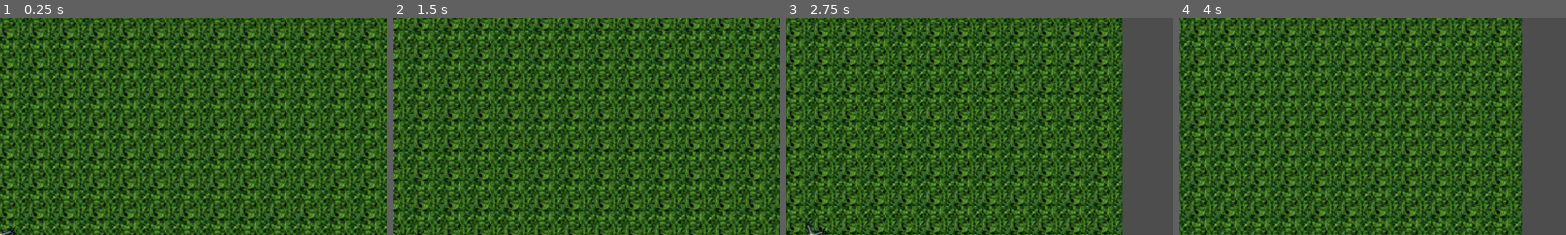
Above: before the commit, frames 1-4 (left to right).
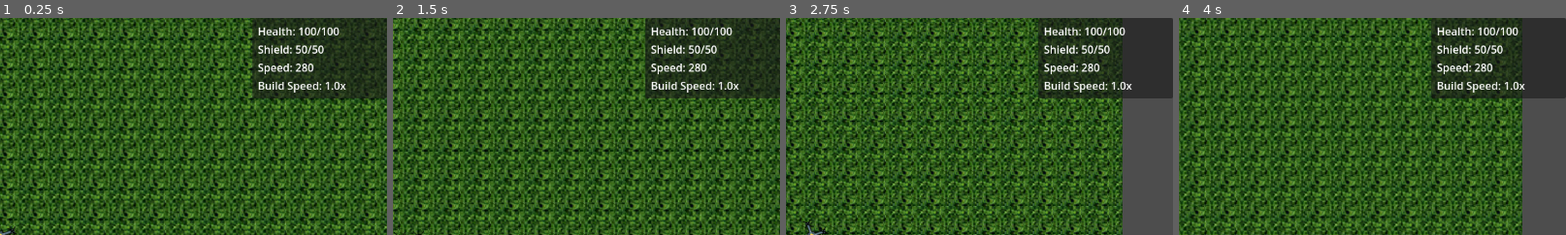
Above: after the commit, the same moments.

Repository: Hellboy20151011/Mindustry_Clone
Game: Godot game, scene res://Maps/test_map.tscn
Same seed, same stepped clock (60 frames per second), same inputs: the game is played once before the commit and once after it.
Inputs (mouse positions are % of the whole screen's width and height, from its top left):
- Up to frame 1 (0.25 s): no input
- Up to frame 2 (1.5 s): tap Enter at 0.5 s; move the mouse to (72, 45) at 0.52 s; hold Right (move_right) 0.53-1.28 s; hold E (mine) 0.53-1.28 s; move the mouse to (30, 55) at 1.27 s; hold Down (move_down) from 1.28 s (still down); click (30, 55) at 1.35 s
- Up to frame 3 (2.75 s): move the mouse to (60, 28) at 2.02 s; release Down (move_down) at 2.03 s; hold Right (move_right) from 2.03 s (still down); tap Mouse wheel up (zoom_in) at 2.1 s
- Up to frame 4 (4 s): move the mouse to (45, 70) at 2.77 s; release Right (move_right) at 2.78 s; hold Up (move_up) 2.78-3.53 s; tap Mouse wheel down (zoom_out) at 2.85 s; move the mouse to (80, 65) at 3.52 s; hold Left (move_left) from 3.53 s (still down); hold E (mine) from 3.53 s (still down)
The pictures show only the part of the screen within x 50-100%, y 0-50%; the shares and areas given below are measured in that part.

The runs differ from the first frame. In frame 1, 10% of the frame differs, in the area x 65-100%, y 0-38%; in frame 2, 10%; in frame 3, 11%; in frame 4, 11%.

Commit message:
Add player statistics (health, shield, speed, build speed) with HUD display
Co-authored-by: Hellboy20151011 <189905498+Hellboy20151011@users.noreply.github.com>

Diff:
--- a/mindustry-clone/Actors/HUD.tscn
+++ b/mindustry-clone/Actors/HUD.tscn
@@ -30,3 +30,42 @@
 [node name="IronLabel" type="Label" parent="TopLeftPanel/MarginContainer/ResourceBox"]
 unique_name_in_owner = true
 layout_mode = 2
+
+[node name="TopRightPanel" type="PanelContainer" parent="."]
+anchors_preset = 1
+anchor_left = 1.0
+anchor_right = 1.0
+offset_left = -200.0
+offset_right = 0.0
+offset_bottom = 40.0
+grow_horizontal = 0
+
+[node name="MarginContainer" type="MarginContainer" parent="TopRightPanel"]
+layout_mode = 2
+theme_override_constants/margin_left = 8
+theme_override_constants/margin_top = 8
+theme_override_constants/margin_right = 8
+theme_override_constants/margin_bottom = 8
+
+[node name="StatsBox" type="VBoxContainer" parent="TopRightPanel/MarginContainer"]
+layout_mode = 2
+
+[node name="HealthLabel" type="Label" parent="TopRightPanel/MarginContainer/StatsBox"]
+unique_name_in_owner = true
+layout_mode = 2
+text = "Health: 100/100"
+
+[node name="ShieldLabel" type="Label" parent="TopRightPanel/MarginContainer/StatsBox"]
+unique_name_in_owner = true
+layout_mode = 2
+text = "Shield: 50/50"
+
+[node name="SpeedLabel" type="Label" parent="TopRightPanel/MarginContainer/StatsBox"]
+unique_name_in_owner = true
+layout_mode = 2
+text = "Speed: 280"
+
+[node name="BuildSpeedLabel" type="Label" parent="TopRightPanel/MarginContainer/StatsBox"]
+unique_name_in_owner = true
+layout_mode = 2
+text = "Build Speed: 1.0x"
--- a/mindustry-clone/Actors/hud.gd
+++ b/mindustry-clone/Actors/hud.gd
@@ -6,6 +6,12 @@
 @onready var wood_label: Label = %WoodLabel
 @onready var coal_label: Label = %CoalLabel
 @onready var iron_label: Label = %IronLabel
+
+# Player stat labels
+@onready var health_label: Label = %HealthLabel
+@onready var shield_label: Label = %ShieldLabel
+@onready var speed_label: Label = %SpeedLabel
+@onready var build_speed_label: Label = %BuildSpeedLabel
 
 var _player: Node = null
 
@@ -28,9 +34,20 @@
 		if "inventory" in _player:
 			_refresh_all(_player.inventory)
 
-	# Live-Updates
+	# Live-Updates für Inventar
 	if _player.has_signal("inventory_changed"):
 		_player.connect("inventory_changed", Callable(self, "_on_inventory_changed"))
+
+	# Live-Updates für Stats
+	if _player.has_signal("health_changed"):
+		_player.connect("health_changed", Callable(self, "_on_health_changed"))
+	if _player.has_signal("shield_changed"):
+		_player.connect("shield_changed", Callable(self, "_on_shield_changed"))
+
+	# Initial stats display
+	if _player.has_method("get_stats"):
+		var stats = _player.call("get_stats")
+		_update_all_stats(stats)
 
 func _refresh_all(inv: Dictionary) -> void:
 	_set_label(stone_label, "Stone", inv.get("stone", 0))
@@ -54,3 +71,17 @@
 
 func _set_label(label: Label, title: String, value: int) -> void:
 	label.text = "%s: %d" % [title, value]
+
+# Player stat update functions
+func _on_health_changed(current: float, maximum: float) -> void:
+	health_label.text = "Health: %.0f/%.0f" % [current, maximum]
+
+func _on_shield_changed(current: float, maximum: float) -> void:
+	shield_label.text = "Shield: %.0f/%.0f" % [current, maximum]
+
+func _update_all_stats(stats: Dictionary) -> void:
+	"""Update all stat displays"""
+	health_label.text = "Health: %.0f/%.0f" % [stats.get("current_health", 0), stats.get("max_health", 0)]
+	shield_label.text = "Shield: %.0f/%.0f" % [stats.get("current_shield", 0), stats.get("max_shield", 0)]
+	speed_label.text = "Speed: %.0f" % stats.get("max_speed", 0)
+	build_speed_label.text = "Build Speed: %.1fx" % stats.get("build_speed", 1.0)
--- a/mindustry-clone/Scripts/player.gd
+++ b/mindustry-clone/Scripts/player.gd
@@ -1,8 +1,16 @@
 extends CharacterBody2D
 
 signal inventory_changed(key: String, new_value: int)
-
-
+signal health_changed(current: float, maximum: float)
+signal shield_changed(current: float, maximum: float)
+
+# Player Statistics
+@export_group("Player Stats")
+@export var max_health: float = 100.0
+@export var max_shield: float = 50.0
+@export var build_speed: float = 1.0  # Multiplier for building actions
+
+@export_group("Movement")
 @export var max_speed: float = 280.0
 @export var acceleration: float = 1400.0
 @export var friction: float = 900.0
@@ -23,6 +31,10 @@
 @onready var interact_area: Area2D = $Interact_Area
 
 var target_zoom: float = 0.8
+
+# Current stat values
+var current_health: float
+var current_shield: float
 
 # Inventar (Startwerte)
 var inventory := {
@@ -47,6 +59,14 @@
 
 func _ready() -> void:
 	target_zoom = cam.zoom.x
+
+	# Initialize stats
+	current_health = max_health
+	current_shield = max_shield
+
+	# Emit initial stat values
+	health_changed.emit(current_health, max_health)
+	shield_changed.emit(current_shield, max_shield)
 
 func _physics_process(delta: float) -> void:
 	# --- Bewegung ---
@@ -152,3 +172,46 @@
 
 func get_inventory() -> Dictionary:
 	return inventory
+
+# Stat management functions
+func take_damage(amount: float) -> void:
+	"""Apply damage to shield first, then health"""
+	if current_shield > 0:
+		var shield_damage = min(amount, current_shield)
+		current_shield -= shield_damage
+		amount -= shield_damage
+		shield_changed.emit(current_shield, max_shield)
+
+	if amount > 0 and current_health > 0:
+		current_health = max(0, current_health - amount)
+		health_changed.emit(current_health, max_health)
+
+		if current_health <= 0:
+			_on_death()
+
+func heal(amount: float) -> void:
+	"""Restore health"""
+	current_health = min(max_health, current_health + amount)
+	health_changed.emit(current_health, max_health)
+
+func restore_shield(amount: float) -> void:
+	"""Restore shield"""
+	current_shield = min(max_shield, current_shield + amount)
+	shield_changed.emit(current_shield, max_shield)
+
+func get_stats() -> Dictionary:
+	"""Return all player stats"""
+	return {
+		"max_health": max_health,
+		"current_health": current_health,
+		"max_shield": max_shield,
+		"current_shield": current_shield,
+		"max_speed": max_speed,
+		"build_speed": build_speed
+	}
+
+func _on_death() -> void:
+	"""Called when player health reaches 0"""
+	# Placeholder for death logic
+	print("Player died!")
+	# Could implement respawn, game over, etc.
